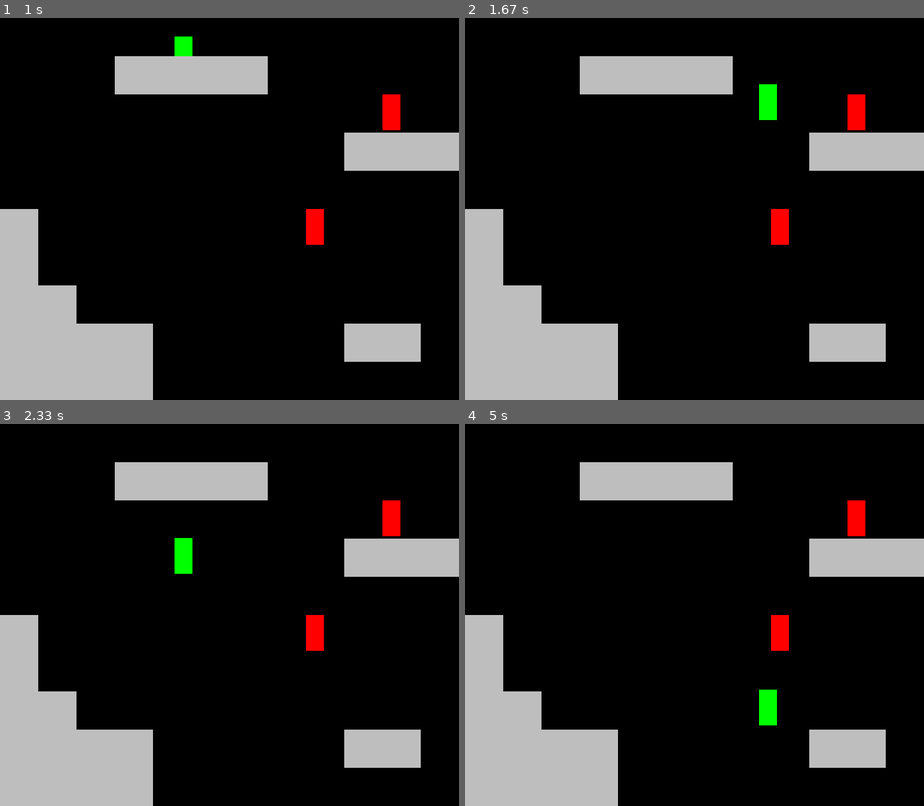
Above: before the commit, frames 1-4 (two rows, left to right).
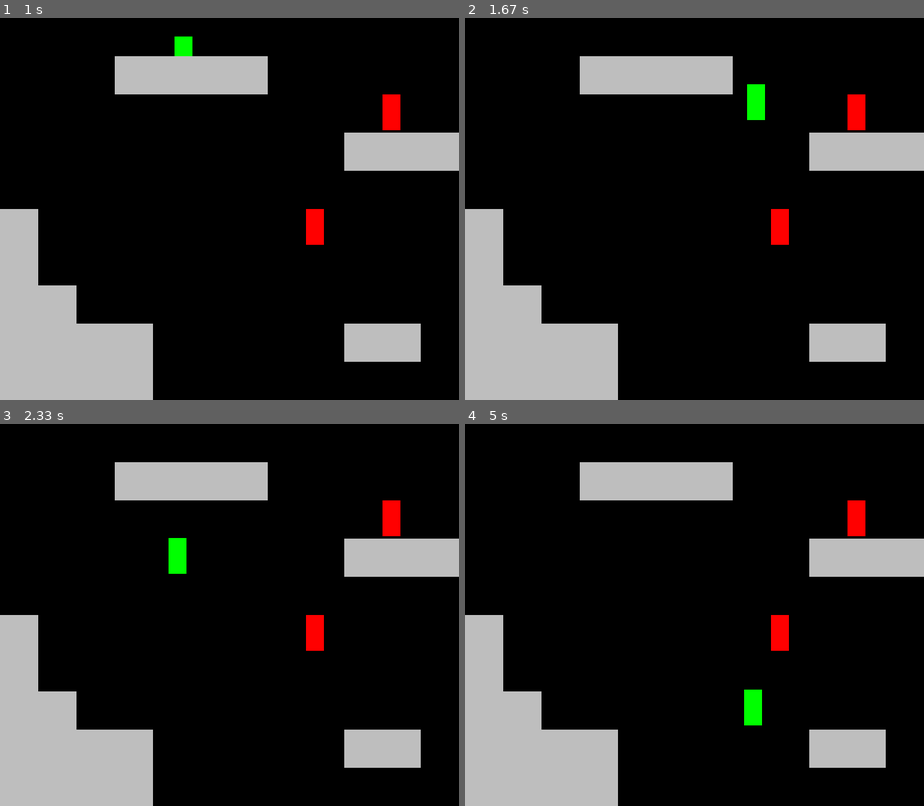
Above: after the commit, the same moments.

Repository: msaelices/pygames-experiments
Game: pygame game, started from frozen-platformer/main.py
Two runs of this game, one before a commit and one after it. Both use one fixed random seed, a clock stepped at 60 frames per second and the inputs below.
Inputs:
- Up to frame 1 (1 s): tap Space at 0.33, 0.73 s; hold Right from 0.67 s (still down)
- Up to frame 2 (1.67 s): tap Space at 1.03, 1.23, 1.53 s; release Right at 1.13 s; hold Right 1.17-1.63 s
- Up to frame 3 (2.33 s): hold Left 1.67-2.2 s; tap Space at 1.73, 2.03, 2.3 s; hold Left from 2.23 s (still down)
- Up to frame 4 (5 s): tap Space at 2.6, 2.73, 3.03, 3.4, 3.7, 3.9, 4.2, 4.4, 4.7, 4.9 s; release Left at 2.63 s; hold Right 2.67-3.3 s; hold Left 3.33-3.8 s; hold Right 3.83-4.3 s; hold Right 4.33-4.8 s; hold Left from 4.83 s (still down)

Frame 1 is identical in both runs. In frame 2, 0.5% of the frame differs, in the area x 61-68%, y 17-27%; in frame 3, 0.2%; in frame 4, 0.6%, in the area x 60-68%, y 69-79%.

Commit message:
Stop the player when there is no pressed key

Diff:
--- a/frozen-platformer/game.py
+++ b/frozen-platformer/game.py
@@ -52,11 +52,13 @@
         keys = pygame.key.get_pressed()
         if self.is_started:
             if keys[LEFT]:
-                self.level.player_move_left()
+                self.level.player.move_left()
             elif keys[RIGHT]:
-                self.level.player_move_right()
+                self.level.player.move_right()
             elif keys[JUMP]:
-                self.level.player_jump()
+                self.level.player.jump()
+            else:
+                self.level.player.stop()
 
     def toggle_pause(self):
         self.status = self.STARTED if self.is_paused else self.PAUSED
--- a/frozen-platformer/levels.py
+++ b/frozen-platformer/levels.py
@@ -63,12 +63,3 @@
 
     def scroll_x(self, x):
         self.tiles.update(x)
-
-    def player_move_left(self):
-        self.player.move_left()
-
-    def player_move_right(self):
-        self.player.move_right()
-
-    def player_jump(self):
-        self.player.jump()
--- a/frozen-platformer/sprites.py
+++ b/frozen-platformer/sprites.py
@@ -54,3 +54,6 @@
 
     def jump(self):
         self.vel_y = -JUMP_SPEED
+
+    def stop(self):
+        self.vel_x = 0
